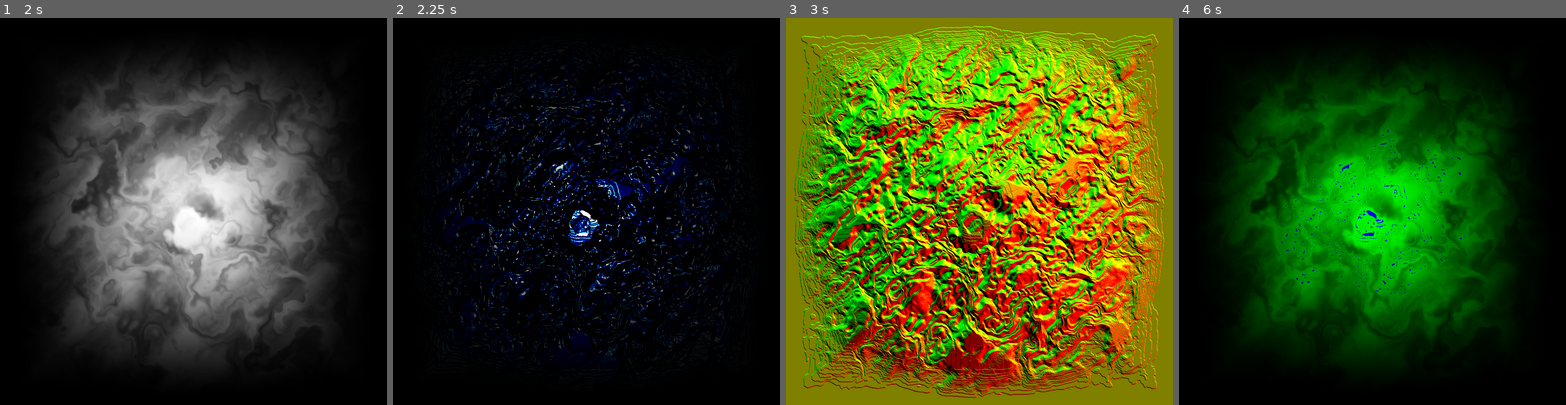
Above: before the commit, frames 1-4 (left to right).
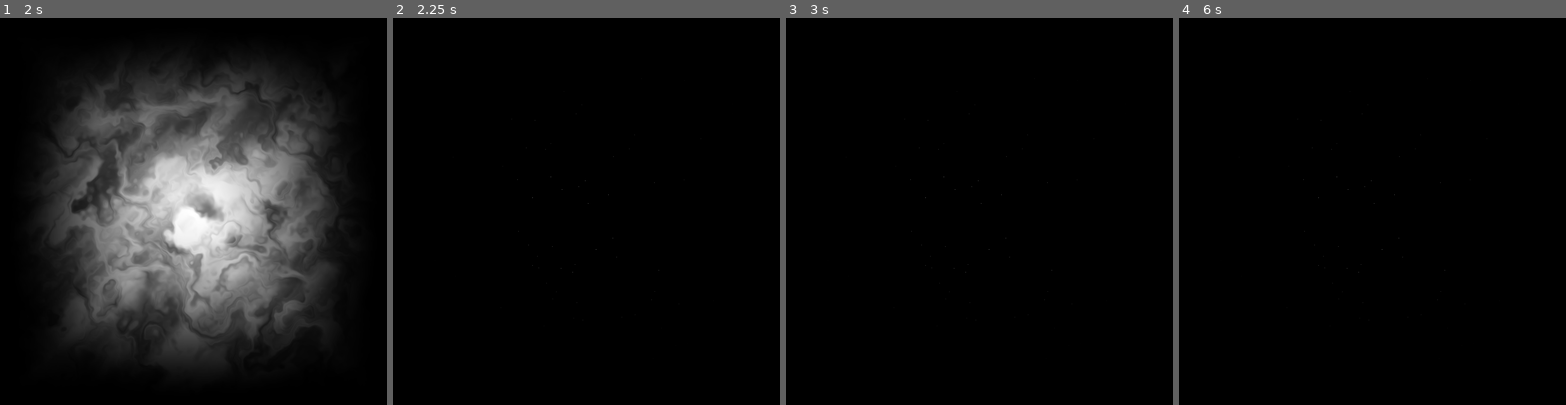
Above: after the commit, the same moments.

Repository: MichaelReel/ShaderChain
Game: Godot game, scene res://compact_scenes/click_advance_02/ClickAdvance02.tscn
Two runs of this game, one before a commit and one after it. Both use one fixed random seed, a clock stepped at 60 frames per second and the inputs below. Before the commit the project starts from res://compact_scenes/click_advance_01/ClickAdvance.tscn. The engine's default icon, where the game draws it, is replaced by a stand-in: a white triangle on a blue panel in a dark square.
Inputs (mouse positions are in pixels of both pictures, inside the frame that each line leads up to):
- Up to frame 1 (2 s): tap Enter at 0.5 s; move the mouse to (278, 192) at 0.52 s; click (278, 192) at 0.67 s; tap Space at 1.25 s; move the mouse to (116, 230) at 1.27 s; click (116, 230) at 1.42 s
- Up to frame 2 (2.25 s): tap Enter at 2 s; move the mouse to (625, 126) at 2.02 s; click (625, 126) at 2.17 s
- Up to frame 3 (3 s): tap Space at 2.75 s; move the mouse to (960, 288) at 2.77 s; click (960, 288) at 2.92 s
- Up to frame 4 (6 s): tap Enter at 3.5 s; move the mouse to (1488, 269) at 3.52 s; click (1488, 269) at 3.67 s; tap Space at 4.25 s; move the mouse to (1256, 153) at 4.27 s; click (1256, 153) at 4.42 s; move the mouse to (1391, 211) at 5.02 s; click (1391, 211) at 5.17 s; move the mouse to (1314, 114) at 5.77 s; click (1314, 114) at 5.92 s

Frame 1 is identical in both runs. In frame 2, 9.5% of the frame differs, in the area x 10-89%, y 11-90%; in frame 3, 97%, in the area x 0-100%, y 0-100%; in frame 4, 49%.

Commit message:
Starting a new experiment

Diff:
--- a/compact_scenes/click_advance_01/ClickAdvance.tscn
+++ b/compact_scenes/click_advance_01/ClickAdvance.tscn
@@ -239,6 +239,7 @@
 size = Vector2( 1024, 1024 )
 debug_draw = 3
 render_target_v_flip = true
+shadow_atlas_size = 4096
 
 [node name="MeshInstance" type="MeshInstance" parent="3DTerrainIn2D/Viewport"]
 transform = Transform( 4, 0, 0, 0, 1, 0, 0, 0, 4, 2, -2, 2 )
@@ -247,7 +248,6 @@
 
 [node name="Camera" type="Camera" parent="3DTerrainIn2D/Viewport"]
 transform = Transform( 1, 0, 0, 0, 0.422618, 0.906308, 0, -0.906308, 0.422618, 0, 1.5, 1.5 )
-fov = 100.0
 script = ExtResource( 15 )
 
 [node name="DirectionalLight" type="DirectionalLight" parent="3DTerrainIn2D/Viewport"]
--- /dev/null
+++ b/compact_scenes/click_advance_02/ClickAdvance.gd
@@ -0,0 +1,155 @@
+extends Control
+
+
+const CLICK_SPEED : float = 0.5
+
+onready var display := $DisplayTextureRect
+onready var repeat_delay_timer := $RepeatDelayTimer
+
+onready var shader_path_config : Array = [
+	{"root": $HeightMap/NoiseMap, "capture": "noise_map"},
+	{"root": $HeightMap/EdgeFade, "texture" : "noise_map", "capture": "edge_fade"},
+	{"root": $HeightMap/HeightAdjust, "texture": "edge_fade", "capture": "height_adjust"},
+	{
+		"root": $Flooding/DepressionPoints,
+		"texture": "height_adjust",
+		"capture": "depression_points",
+	},
+]
+
+var captures : Dictionary = {}
+
+var current_index : int = -1
+var current_root : Control
+var current_viewport : Viewport
+var repeat_hash : String = ""
+var repeat_counter : int = 0;
+
+var click_wait := CLICK_SPEED
+
+
+func _ready():
+	_advance()
+
+func _advance():
+	# check we have more configurations to go
+	if current_index >= len(shader_path_config) - 1:
+		return
+
+	# Index the next shader
+	current_index += 1
+	current_root = shader_path_config[current_index]["root"]
+	current_viewport = current_root.get_node("Viewport")
+
+	# Set a new texture, from captured images, if configured to do so
+	if "texture" in shader_path_config[current_index]:
+		var current_texture_rect : TextureRect = current_viewport.get_node("TextureRect")
+		var capture_name : String = shader_path_config[current_index]["texture"]
+		var texture = _get_captured_texture(capture_name)
+		current_texture_rect.texture = texture
+
+	if "shader_textures" in shader_path_config[current_index]:
+		var current_texture_rect : TextureRect = current_viewport.get_node("TextureRect")
+		var shader_textures = shader_path_config[current_index]["shader_textures"]
+		for uniform_name in shader_textures:
+			var capture_name : String = shader_textures[uniform_name]
+			var texture = _get_captured_texture(capture_name)
+			current_texture_rect.material.set_shader_param(uniform_name, texture)
+
+	if "3d_shader_textures" in shader_path_config[current_index]:
+		var current_mesh_instance : MeshInstance = current_viewport.get_node("MeshInstance")
+		var shader_textures = shader_path_config[current_index]["3d_shader_textures"]
+		for uniform_name in shader_textures:
+			var capture_name : String = shader_textures[uniform_name]
+			var texture = _get_captured_texture(capture_name)
+			current_mesh_instance.mesh.material.set_shader_param(uniform_name, texture)
+
+	# Switch display to show the current viewport
+	display.texture = current_viewport.get_texture()
+
+	if "feedback" in shader_path_config[current_index]:
+		repeat_counter = 0
+		print ("starting feedback")
+		repeat_delay_timer.start()
+
+func _on_RepeatDelayTimer_timeout():
+	var current_texture_rect : TextureRect = current_viewport.get_node("TextureRect")
+	var viewport : Viewport = current_viewport
+	# get material and use the "feedback" name to pass the incremented repeat_counter value
+
+	viewport.set_clear_mode(Viewport.CLEAR_MODE_ONLY_NEXT_FRAME)
+	# Wait until the frame has finished before getting the texture.
+	yield(VisualServer, "frame_post_draw")
+
+	print ("grabbing texture")
+
+	# Retrieve the captured image.
+	var repeat_img : Image = viewport.get_texture().get_data()
+	var hash_code := hash_data(repeat_img.get_data())
+	if hash_code == repeat_hash:
+		# Got 2 frames the same, let's stop
+		repeat_delay_timer.stop()
+		repeat_hash = ""
+		print("Repetition stopped by duplicate frames")
+		return
+
+	repeat_hash = hash_code
+
+	# Setting up next iteration
+	print (str(repeat_counter))
+	var feedback_uniform = shader_path_config[current_index]["feedback"]
+	current_texture_rect.material.set_shader_param(feedback_uniform, repeat_counter)
+	repeat_counter += 1
+
+	# Create the texture to act as input for the next interation
+	print("replacing texture")
+	var texture = ImageTexture.new()
+	texture.create_from_image(repeat_img)
+	current_texture_rect.texture = texture
+
+
+func hash_data(data: PoolByteArray) -> String:
+	# Start a SHA-256 context.
+	var ctx = HashingContext.new()
+	ctx.start(HashingContext.HASH_SHA256)
+	ctx.update(data)
+	# Get the computed hash.
+	var res = ctx.finish()
+	return res.hex_encode()
+
+func _get_captured_texture(var capture_name : String) -> ImageTexture:
+	var capture_img : Image = captures[capture_name]
+	var texture = ImageTexture.new()
+	texture.create_from_image(capture_img)
+	return texture
+
+func _process(delta):
+	click_wait -= delta
+	if Input.is_mouse_button_pressed(BUTTON_LEFT) and click_wait <= 0.0:
+		# Don't redraw anything, we're already moving on
+		repeat_delay_timer.stop()
+		# Capture the current viewport and delay lingering clicks
+
+		if "capture" in shader_path_config[current_index]:
+			print("capturing " + current_root.name)
+			_capture_viewport_image()
+		else:
+			_advance()
+
+		click_wait = CLICK_SPEED
+
+func _capture_viewport_image() -> void:
+	current_viewport.set_clear_mode(Viewport.CLEAR_MODE_ONLY_NEXT_FRAME)
+	# Wait until the frame has finished before getting the texture.
+	yield(VisualServer, "frame_post_draw")
+
+	# Retrieve the captured image.
+	var img = current_viewport.get_texture().get_data()
+	var capture_name = shader_path_config[current_index]["capture"]
+
+	# Store it incase we need it later
+	captures[capture_name] = img
+
+	# Only advance after we've recorded the image,
+	# moving _advance call up to the calling _process causes it to be performed early
+	_advance()
--- /dev/null
+++ b/compact_scenes/click_advance_02/ClickAdvance02.tscn
@@ -0,0 +1,140 @@
+[gd_scene load_steps=14 format=2]
+
+[ext_resource path="res://icon.png" type="Texture" id=1]
+[ext_resource path="res://compact_scenes/click_advance_02/height_map/01_noise_map.gdshader" type="Shader" id=2]
+[ext_resource path="res://compact_scenes/click_advance_02/height_map/02_edge_fade.gdshader" type="Shader" id=3]
+[ext_resource path="res://compact_scenes/click_advance_02/height_map/03_height_adjust.gdshader" type="Shader" id=4]
+[ext_resource path="res://compact_scenes/click_advance_02/ClickAdvance.gd" type="Script" id=5]
+[ext_resource path="res://compact_scenes/click_advance_02/flooding/flood_up.gdshader" type="Shader" id=6]
+[ext_resource path="res://compact_scenes/click_advance_02/flooding/black_texture.png" type="Texture" id=7]
+[ext_resource path="res://compact_scenes/click_advance_02/flooding/depression_points.gdshader" type="Shader" id=8]
+
+[sub_resource type="ShaderMaterial" id=1]
+shader = ExtResource( 2 )
+shader_param/warping = 0.15
+
+[sub_resource type="ShaderMaterial" id=2]
+shader = ExtResource( 3 )
+shader_param/x_shape = 0.5
+shader_param/depth = 0.5
+
+[sub_resource type="ShaderMaterial" id=3]
+shader = ExtResource( 4 )
+shader_param/min_height = 0.0
+shader_param/max_height = 1.0
+
+[sub_resource type="ShaderMaterial" id=5]
+shader = ExtResource( 8 )
+
+[sub_resource type="ShaderMaterial" id=4]
+shader = ExtResource( 6 )
+
+[node name="ClickAdvance02" type="Control"]
+anchor_right = 1.0
+anchor_bottom = 1.0
+script = ExtResource( 5 )
+
+[node name="DisplayTextureRect" type="TextureRect" parent="."]
+anchor_right = 1.0
+anchor_bottom = 1.0
+texture = ExtResource( 1 )
+stretch_mode = 1
+
+[node name="RepeatDelayTimer" type="Timer" parent="."]
+wait_time = 0.1
+
+[node name="HeightMap" type="Control" parent="."]
+margin_right = 40.0
+margin_bottom = 40.0
+
+[node name="NoiseMap" type="Control" parent="HeightMap"]
+margin_right = 40.0
+margin_bottom = 40.0
+
+[node name="Viewport" type="Viewport" parent="HeightMap/NoiseMap"]
+size = Vector2( 1024, 1024 )
+hdr = false
+disable_3d = true
+usage = 0
+render_target_v_flip = true
+
+[node name="TextureRect" type="TextureRect" parent="HeightMap/NoiseMap/Viewport"]
+material = SubResource( 1 )
+anchor_right = 1.0
+anchor_bottom = 1.0
+texture = ExtResource( 1 )
+stretch_mode = 1
+
+[node name="EdgeFade" type="Control" parent="HeightMap"]
+margin_right = 40.0
+margin_bottom = 40.0
+
+[node name="Viewport" type="Viewport" parent="HeightMap/EdgeFade"]
+size = Vector2( 1024, 1024 )
+hdr = false
+disable_3d = true
+usage = 0
+render_target_v_flip = true
+
+[node name="TextureRect" type="TextureRect" parent="HeightMap/EdgeFade/Viewport"]
+material = SubResource( 2 )
+anchor_right = 1.0
+anchor_bottom = 1.0
+texture = ExtResource( 1 )
+stretch_mode = 1
+
+[node name="HeightAdjust" type="Control" parent="HeightMap"]
+margin_right = 40.0
+margin_bottom = 40.0
+
+[node name="Viewport" type="Viewport" parent="HeightMap/HeightAdjust"]
+size = Vector2( 1024, 1024 )
+hdr = false
+disable_3d = true
+usage = 0
+render_target_v_flip = true
+
+[node name="TextureRect" type="TextureRect" parent="HeightMap/HeightAdjust/Viewport"]
+material = SubResource( 3 )
+anchor_right = 1.0
+anchor_bottom = 1.0
+texture = ExtResource( 1 )
+stretch_mode = 1
+
+[node name="Flooding" type="Control" parent="."]
+margin_right = 40.0
+margin_bottom = 40.0
+
+[node name="DepressionPoints" type="Control" parent="Flooding"]
+margin_right = 40.0
+margin_bottom = 40.0
+
+[node name="Viewport" type="Viewport" parent="Flooding/DepressionPoints"]
+size = Vector2( 1024, 1024 )
+hdr = false
+disable_3d = true
+usage = 0
+render_target_v_flip = true
+
+[node name="TextureRect" type="TextureRect" parent="Flooding/DepressionPoints/Viewport"]
+material = SubResource( 5 )
+anchor_right = 1.0
+anchor_bottom = 1.0
+texture = ExtResource( 7 )
+stretch_mode = 1
+
+[node name="Viewport" type="Viewport" parent="Flooding"]
+size = Vector2( 1024, 1024 )
+hdr = false
+disable_3d = true
+usage = 0
+render_target_v_flip = true
+
+[node name="TextureRect" type="TextureRect" parent="Flooding/Viewport"]
+material = SubResource( 4 )
+anchor_right = 1.0
+anchor_bottom = 1.0
+texture = ExtResource( 7 )
+stretch_mode = 1
+
+[connection signal="timeout" from="RepeatDelayTimer" to="." method="_on_RepeatDelayTimer_timeout"]
--- /dev/null
+++ b/compact_scenes/click_advance_02/flooding/depression_points.gdshader
@@ -0,0 +1,119 @@
+shader_type canvas_item;
+
+const float color_diff = 0.00390625;
+const vec2 dirs_1[] = {
+	vec2( 1.0,  0.0),  // E
+	vec2( 1.0,  1.0),  // NE
+	vec2( 0.0,  1.0),  // N
+	vec2(-1.0,  1.0),  // NW
+	vec2(-1.0,  0.0),  // W
+	vec2(-1.0, -1.0),  // SW
+	vec2( 0.0, -1.0),  // S
+	vec2( 1.0, -1.0)   // SE
+};
+const vec2 dirs_2[] = {
+	vec2( 2.0,  0.0),  // E
+	vec2( 2.0,  1.0),
+	vec2( 2.0,  2.0),  // NE
+	vec2( 1.0,  2.0),
+	vec2( 0.0,  2.0),  // N
+	vec2(-1.0,  2.0),
+	vec2(-2.0,  2.0),  // NW
+	vec2(-2.0,  1.0),
+	vec2(-2.0,  0.0),  // W
+	vec2(-2.0, -1.0),
+	vec2(-2.0, -2.0),  // SW
+	vec2(-1.0, -2.0),
+	vec2( 0.0, -2.0),  // S
+	vec2( 1.0, -2.0),
+	vec2( 2.0, -2.0),  // SE
+	vec2( 2.0, -1.0)
+};
+const vec2 dirs_3[] = {
+	vec2( 3.0,  0.0),  // E
+	vec2( 3.0,  1.0),
+	vec2( 3.0,  2.0),
+	vec2( 3.0,  3.0),  // NE
+	vec2( 2.0,  3.0),
+	vec2( 1.0,  3.0),
+	vec2( 0.0,  3.0),  // N
+	vec2(-1.0,  3.0),
+	vec2(-2.0,  3.0),
+	vec2(-3.0,  3.0),  // NW
+	vec2(-3.0,  2.0),
+	vec2(-3.0,  1.0),
+	vec2(-3.0,  0.0),  // W
+	vec2(-3.0, -1.0),
+	vec2(-3.0, -2.0),
+	vec2(-3.0, -3.0),  // SW
+	vec2(-2.0, -3.0),
+	vec2(-1.0, -3.0),
+	vec2( 0.0, -3.0),  // S
+	vec2( 1.0, -3.0),
+	vec2( 2.0, -3.0),
+	vec2( 3.0, -3.0),  // SE
+	vec2( 3.0, -2.0),
+	vec2( 3.0, -1.0)
+};
+
+
+vec4 get_neighbour_color(vec2 uv, vec2 sps, sampler2D tex, vec2 dxy) {
+	vec2 neighbour = uv + dxy * sps;
+	return texture(tex, neighbour);
+}
+
+bool lowest_of_9(sampler2D tex, vec2 uv, vec2 sps) {
+	float local_red = texture(tex, uv).r;
+	for (int i = 0; i < dirs_1.length(); i++){
+		float red = get_neighbour_color(uv, sps, tex, dirs_1[i]).r;
+		if (red >= local_red) {
+			return false;
+		}
+	}
+	return true;
+}
+
+bool lowest_of_25(sampler2D tex, vec2 uv, vec2 sps) {
+	if (!lowest_of_9(tex, uv, sps)) {
+		return false;
+	}
+	float local_red = texture(tex, uv).r;
+	for (int i = 0; i < dirs_2.length(); i++){
+		float red = get_neighbour_color(uv, sps, tex, dirs_2[i]).r;
+		if (red >= local_red) {
+			return false;
+		}
+	}
+	return true;
+}
+
+bool lowest_of_49(sampler2D tex, vec2 uv, vec2 sps) {
+	if (!lowest_of_25(tex, uv, sps)) {
+		return false;
+	}
+	float local_red = texture(tex, uv).r;
+	for (int i = 0; i < dirs_3.length(); i++){
+		float red = get_neighbour_color(uv, sps, tex, dirs_3[i]).r;
+		if (red >= local_red) {
+			return false;
+		}
+	}
+	return true;
+}
+
+bool is_black(vec3 color) {
+	return color.r < color_diff && color.g < color_diff && color.b < color_diff;
+}
+
+void fragment() {
+	vec2 uv = UV;
+	vec2 sps = SCREEN_PIXEL_SIZE;
+	float height = texture(TEXTURE, uv).r;
+	vec3 color = vec3(0.0);
+
+	if (lowest_of_49(TEXTURE, uv, sps)) {
+		color = (vec3(height));
+	}
+
+	COLOR = vec4(color, 1.0);
+}
--- /dev/null
+++ b/compact_scenes/click_advance_02/flooding/edge_flood.gdshader
@@ -0,0 +1,121 @@
+shader_type canvas_item;
+
+uniform sampler2D height_map;
+
+const float color_diff = 0.00390625;
+const vec2 dirs_1[] = {
+	vec2( 1.0,  0.0),  // E
+	vec2( 1.0,  1.0),  // NE
+	vec2( 0.0,  1.0),  // N
+	vec2(-1.0,  1.0),  // NW
+	vec2(-1.0,  0.0),  // W
+	vec2(-1.0, -1.0),  // SW
+	vec2( 0.0, -1.0),  // S
+	vec2( 1.0, -1.0)   // SE
+};
+const vec2 dirs_2[] = {
+	vec2( 2.0,  0.0),  // E
+	vec2( 2.0,  1.0),
+	vec2( 2.0,  2.0),  // NE
+	vec2( 1.0,  2.0),
+	vec2( 0.0,  2.0),  // N
+	vec2(-1.0,  2.0),
+	vec2(-2.0,  2.0),  // NW
+	vec2(-2.0,  1.0),
+	vec2(-2.0,  0.0),  // W
+	vec2(-2.0, -1.0),
+	vec2(-2.0, -2.0),  // SW
+	vec2(-1.0, -2.0),
+	vec2( 0.0, -2.0),  // S
+	vec2( 1.0, -2.0),
+	vec2( 2.0, -2.0),  // SE
+	vec2( 2.0, -1.0)
+};
+const vec2 dirs_3[] = {
+	vec2( 3.0,  0.0),  // E
+	vec2( 3.0,  1.0),
+	vec2( 3.0,  2.0),
+	vec2( 3.0,  3.0),  // NE
+	vec2( 2.0,  3.0),
+	vec2( 1.0,  3.0),
+	vec2( 0.0,  3.0),  // N
+	vec2(-1.0,  3.0),
+	vec2(-2.0,  3.0),
+	vec2(-3.0,  3.0),  // NW
+	vec2(-3.0,  2.0),
+	vec2(-3.0,  1.0),
+	vec2(-3.0,  0.0),  // W
+	vec2(-3.0, -1.0),
+	vec2(-3.0, -2.0),
+	vec2(-3.0, -3.0),  // SW
+	vec2(-2.0, -3.0),
+	vec2(-1.0, -3.0),
+	vec2( 0.0, -3.0),  // S
+	vec2( 1.0, -3.0),
+	vec2( 2.0, -3.0),
+	vec2( 3.0, -3.0),  // SE
+	vec2( 3.0, -2.0),
+	vec2( 3.0, -1.0)
+};
+
+
+vec4 get_neighbour_color(vec2 uv, vec2 sps, sampler2D tex, vec2 dxy) {
+	vec2 neighbour = uv + dxy * sps;
+	return texture(tex, neighbour);
+}
+
+bool lowest_of_9(sampler2D tex, vec2 uv, vec2 sps) {
+	float local_red = texture(height_map, uv).r;
+	for (int i = 0; i < dirs_1.length(); i++){
+		float red = get_neighbour_color(uv, sps, tex, dirs_1[i]).r;
+		if (red >= local_red) {
+			return false;
+		}
+	}
+	return true;
+}
+
+bool lowest_of_25(sampler2D tex, vec2 uv, vec2 sps) {
+	if (!lowest_of_9(tex, uv, sps)) {
+		return false;
+	}
+	float local_red = texture(height_map, uv).r;
+	for (int i = 0; i < dirs_2.length(); i++){
+		float red = get_neighbour_color(uv, sps, tex, dirs_2[i]).r;
+		if (red >= local_red) {
+			return false;
+		}
+	}
+	return true;
+}
+
+bool lowest_of_49(sampler2D tex, vec2 uv, vec2 sps) {
+	if (!lowest_of_25(tex, uv, sps)) {
+		return false;
+	}
+	float local_red = texture(height_map, uv).r;
+	for (int i = 0; i < dirs_3.length(); i++){
+		float red = get_neighbour_color(uv, sps, tex, dirs_3[i]).r;
+		if (red >= local_red) {
+			return false;
+		}
+	}
+	return true;
+}
+
+bool is_black(vec3 color) {
+	return color.r < color_diff && color.g < color_diff && color.b < color_diff;
+}
+
+void fragment() {
+	vec2 uv = UV;
+	vec2 sps = SCREEN_PIXEL_SIZE;
+	float height = texture(height_map, uv).r;
+	vec3 color = vec3(0.0);
+
+	if (lowest_of_49(height_map, uv, sps)) {
+		color = (vec3(height));
+	}
+
+	COLOR = vec4(color, 1.0);
+}
--- /dev/null
+++ b/compact_scenes/click_advance_02/flooding/flood_up.gdshader
@@ -0,0 +1,23 @@
+shader_type canvas_item;
+
+uniform sampler2D height_map;
+
+const float color_diff = 0.00390625;
+
+bool is_black(vec3 color) {
+	return color.r < color_diff && color.g < color_diff && color.b < color_diff;
+}
+
+void fragment() {
+	vec2 uv = UV;
+	vec3 height_color = texture(height_map, uv).rgb;
+	vec3 return_color = texture(TEXTURE, uv).rgb;
+
+	if (is_black(return_color)) {
+		return_color = height_color;
+	} else {
+		return_color = vec3(1.0, 0.0, 1.0);
+	}
+
+	COLOR = vec4(return_color, 1.0);
+}
--- /dev/null
+++ b/compact_scenes/click_advance_02/height_map/01_noise_map.gdshader
@@ -0,0 +1,61 @@
+shader_type canvas_item;
+
+
+uniform float warping = 0.15;
+
+const float K1 = 0.366025404; // (sqrt(3)-1)/2;
+const float K2 = 0.211324865; // (3-sqrt(3))/6;
+
+vec2 hash( vec2 p )
+{
+	p = vec2(dot(p, vec2(127.1, 311.7)), dot(p, vec2(269.5, 183.3)));
+	return -1.0 + 2.0 * fract(sin(p) * 43758.5453123);
+}
+
+float noise( in vec2 p )
+{
+	vec2  i = floor(p + (p.x + p.y) * K1);
+	vec2  a = p - i + (i.x + i.y) * K2;
+	float m = step(a.y, a.x);
+	vec2  o = vec2(m, 1.0 - m);
+	vec2  b = a - o + K2;
+	vec2  c = a - 1.0 + 2.0 * K2;
+	vec3  h = max(0.5 - vec3(dot(a, a), dot(b, b), dot(c, c)), 0.0);
+	vec3  n = h * h * h * h * vec3(dot(a, hash(i+0.0)), dot(b, hash(i+o)), dot(c, hash(i+1.0)));
+	return dot(n, vec3(70.0));
+}
+
+float fbm(vec2 uv) {
+	uv *= 5.0;
+	mat2 m = mat2(vec2(1.6,  1.2), vec2(-1.2,  1.6));
+
+	float f = 0.0;
+	f  = 0.5000 * noise(uv);
+	uv = m * uv;
+	f += 0.2500 * noise(uv);
+	uv = m * uv;
+	f += 0.1250 * noise(uv);
+	uv = m * uv;
+	f += 0.0625 * noise(uv);
+	uv = m * uv;
+
+	f = 0.5 + 0.5 * f;
+
+	// Re-level the noise to be more 0.0 to 1.0
+	f = smoothstep(0.2, 0.7, f);
+
+	return f;
+}
+
+void fragment() {
+	vec2 uv = UV;
+
+	vec2 warp_offset = vec2(5.3, 1.3);
+	float f1 = fbm(uv + warp_offset) * warping;
+	vec2 mod_uv = uv - vec2(f1, -f1);
+	float f = fbm(mod_uv);
+
+//	f = hash(uv).x;
+
+	COLOR = vec4(vec3(f), 1.0);
+}
--- /dev/null
+++ b/compact_scenes/click_advance_02/height_map/02_edge_fade.gdshader
@@ -0,0 +1,34 @@
+shader_type canvas_item;
+
+
+uniform float x_shape = 0.5;
+uniform float depth = 0.5;
+
+
+float get_edge_fade(vec2 uv) {
+	// Circular, around the middle
+	float cf = clamp((1.0 - depth) - distance(uv, vec2(0.5)), 0.0, 1.0);
+
+	// Find the nearest edges
+	float vert = step(0.5, uv.y);
+	float hort = step(0.5, uv.x);
+	float sf = min(abs(vert - uv.y), abs(hort - uv.x)) + 0.5 - depth;
+
+	float f = mix(cf, sf, x_shape);
+
+	return f;
+}
+
+
+void fragment() {
+	vec2 uv = UV;
+	vec3 color = texture(TEXTURE, uv).rgb;
+
+	float f = get_edge_fade(uv);
+
+	vec3 fade = vec3(f);
+
+	color = (color * fade + fade);
+
+	COLOR = vec4(color, 1.0);
+}
--- /dev/null
+++ b/compact_scenes/click_advance_02/height_map/03_height_adjust.gdshader
@@ -0,0 +1,14 @@
+shader_type canvas_item;
+
+uniform float min_height = 0.0;
+uniform float max_height = 1.0;
+
+void fragment(){
+	vec2 uv = UV;
+
+	// All channels should be the same
+	float red = texture(TEXTURE, uv).r;
+	float f = smoothstep(min_height, max_height, red);
+
+	COLOR = vec4(vec3(f), 1.0);
+}
--- a/project.godot
+++ b/project.godot
@@ -11,7 +11,7 @@
 [application]
 
 config/name="ShaderChain"
-run/main_scene="res://compact_scenes/click_advance_01/ClickAdvance.tscn"
+run/main_scene="res://compact_scenes/click_advance_02/ClickAdvance02.tscn"
 config/icon="res://icon.png"
 
 [display]
Binary file added: compact_scenes/click_advance_02/flooding/black_texture.png
Not shown, added: compact_scenes/click_advance_02/flooding/black_texture.png.import
